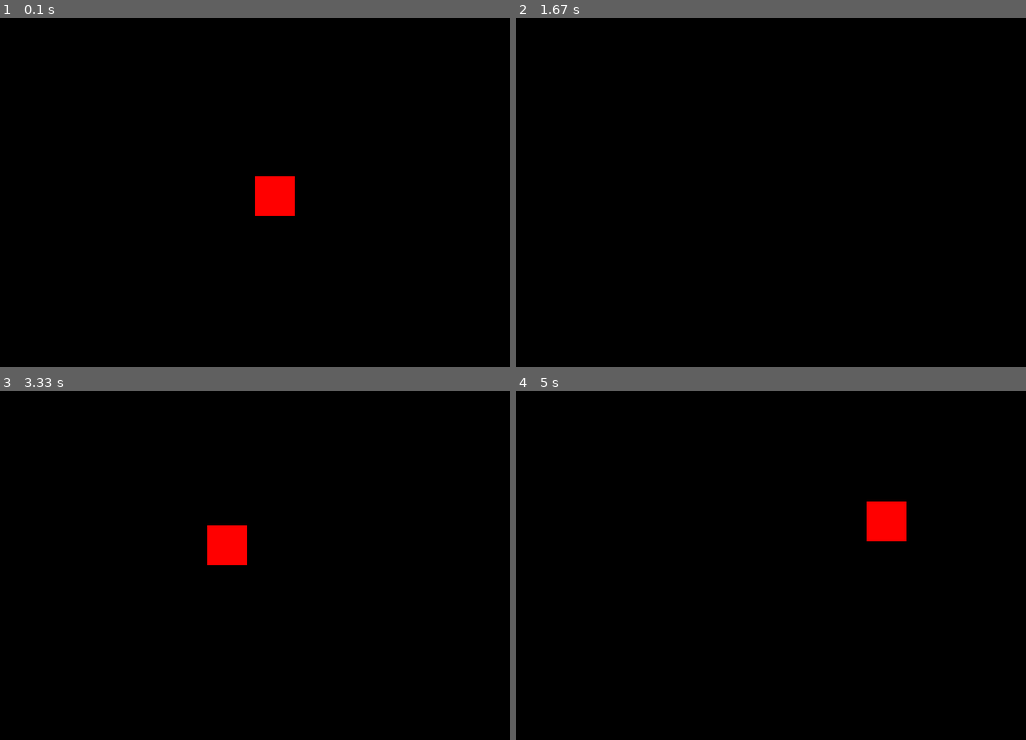
Above: before the commit, frames 1-4 (two rows, left to right).
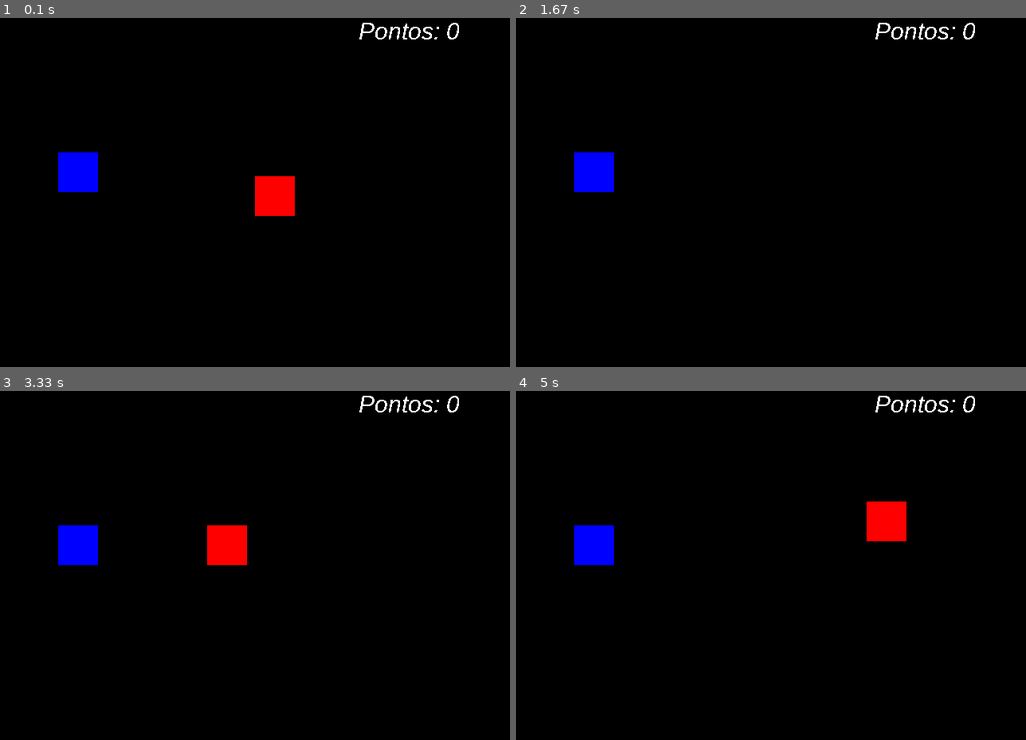
Above: after the commit, the same moments.

Repository: BrunoSilveira13/PrimeiroJogoPYgame
Game: pygame game, started from game.py
Two runs of this game, one before a commit and one after it. Both use one fixed random seed, a clock stepped at 60 frames per second and the inputs below.
Inputs:
- Up to frame 1 (0.1 s): no input
- Up to frame 2 (1.67 s): hold D 0.33-0.8 s
- Up to frame 3 (3.33 s): hold A 1.67-2.2 s; hold S 2.23-2.53 s; hold W from 3 s (still down)
- Up to frame 4 (5 s): release W at 3.37 s; hold D 3.4-4.03 s; hold A 4.47-4.93 s; hold D from 4.97 s (still down)

The runs differ from the first frame. In frame 1, 1.1% of the frame differs, in the area x 11-90%, y 1-50%; in frame 2, 1.1%; in frame 3, 1.1%; in frame 4, 1.1%.

Commit message:
adição de colisão e pontos

Diff:
--- a/game.py
+++ b/game.py
@@ -2,7 +2,7 @@
 import pygame
 from pygame.locals import *
 from sys import exit
-
+from random import randint
 pygame.init()
 
 largura = 640
@@ -10,12 +10,21 @@
 x = largura /2
 y = altura /2
 
+x_azul = randint(40,600)
+y_azul = randint(50,430)
+
+fonte = pygame.font.SysFont('arial', 30, False, True)
+pontos = 0
+
 tela = pygame.display.set_mode((largura, altura))
 pygame.display.set_caption('GAME')
 relogio = pygame.time.Clock()
+
 while True:
     relogio.tick(60)
     tela.fill((0,0,0,))
+    mensagem = f'Pontos: {pontos}'
+    texto_formatado = fonte.render(mensagem, False, (255,255,255))
     for event in pygame.event.get():
         if event.type == QUIT:
             pygame.quit()
@@ -30,7 +39,13 @@
     if pygame.key.get_pressed()[K_s]:
         y = y + 15
 
-    pygame.draw.rect(tela, (255,0,0), (x,y,50,50))
+    qua_vermelho = pygame.draw.rect(tela, (255,0,0), (x,y,50,50))
+    qua_azul = pygame.draw.rect(tela, (0,0,255), (x_azul,y_azul,50,50))
 
+    if qua_vermelho.colliderect(qua_azul):
+        x_azul = randint(40,600)
+        y_azul = randint(50,430)
+        pontos = pontos + 1
+    tela.blit(texto_formatado, (450,40))
 
     pygame.display.update()
